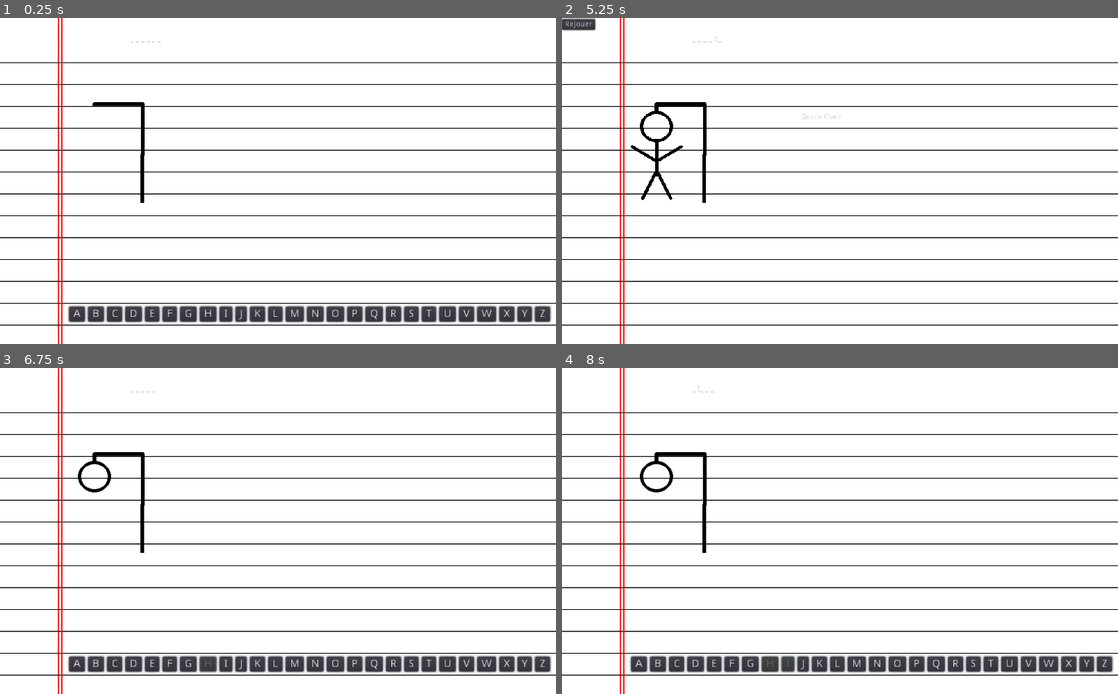
Above: before the commit, frames 1-4 (two rows, left to right).
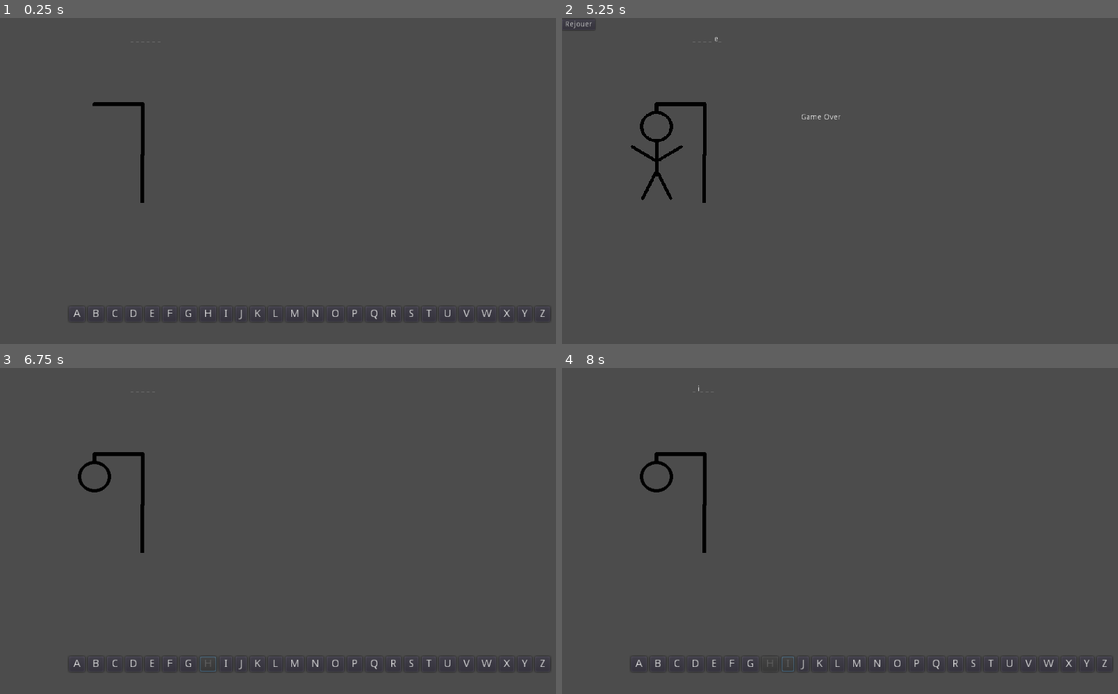
Above: after the commit, the same moments.

Repository: Jelared/Project-Jeu_du_Pendu
Game: Godot game, scene res://scenes/Main.tscn
Same seed, same stepped clock (60 frames per second), same inputs: the game is played once before the commit and once after it.
Inputs:
- Up to frame 1 (0.25 s): no input
- Up to frame 2 (5.25 s): click "A" at 0.5 s; click "B" at 1.25 s; click "C" at 2 s; click "D" at 2.75 s; click "E" at 3.5 s; click "F" at 4.25 s; click "G" at 5 s
- Up to frame 3 (6.75 s): click "Rejouer" at 5.75 s; click "H" at 6.5 s
- Up to frame 4 (8 s): click "I" at 7.25 s

The runs differ from the first frame. In frame 1, 96% of the frame differs, in the area x 0-100%, y 0-100%; in frame 2, 99%; in frame 3, 96%; in frame 4, 96%.

Commit message:
08-09-2022
update bbcode

Diff:
--- /dev/null
+++ b/scenes/Affichage.gd
@@ -0,0 +1,16 @@
+extends RichTextLabel
+
+
+# Declare member variables here. Examples:
+# var a: int = 2
+# var b: String = "text"
+
+
+# Called when the node enters the scene tree for the first time.
+func _ready() -> void:
+	pass # Replace with function body.
+
+
+# Called every frame. 'delta' is the elapsed time since the previous frame.
+#func _process(delta: float) -> void:
+#	pass
--- a/scenes/Main.tscn
+++ b/scenes/Main.tscn
@@ -4,7 +4,7 @@
 [ext_resource path="res://Groupes/buttongroup_clavier.tres" type="ButtonGroup" id=2]
 [ext_resource path="res://Sprites/SP1.png" type="Texture" id=3]
 [ext_resource path="res://Sprites/SP6.png" type="Texture" id=4]
-[ext_resource path="res://Sons/star-dreams-loop-by-musiclfiles-from-filmmusic-io.mp3" type="AudioStream" id=5]
+[ext_resource path="res://Sons/shades-of-spring-by-kevin-macleod-from-filmmusic-io.mp3" type="AudioStream" id=5]
 [ext_resource path="res://Sprites/SP3.png" type="Texture" id=6]
 [ext_resource path="res://Sprites/SP2.png" type="Texture" id=7]
 [ext_resource path="res://Sprites/SP4.png" type="Texture" id=8]
@@ -31,6 +31,7 @@
 groupe_clavier = ExtResource( 2 )
 
 [node name="Page" type="Sprite" parent="."]
+visible = false
 position = Vector2( 536, 662 )
 scale = Vector2( 0.5, 0.5 )
 texture = ExtResource( 13 )
@@ -40,6 +41,7 @@
 margin_top = 30.0
 margin_right = 824.0
 margin_bottom = 94.0
+bbcode_enabled = true
 
 [node name="HBoxContainer" type="HBoxContainer" parent="."]
 margin_left = 127.0
@@ -267,7 +269,7 @@
 
 [node name="SonP" type="AudioStreamPlayer" parent="."]
 stream = ExtResource( 5 )
-volume_db = -20.0
+volume_db = -10.0
 autoplay = true
 
 [node name="Crédit" type="CanvasLayer" parent="."]
--- a/scripts/Main.gd
+++ b/scripts/Main.gd
@@ -56,7 +56,7 @@
 		affichage.append("_ ")
 	for i in affichage:
 		affichage_ += String(i)
-		$Affichage.text = affichage_
+		$Affichage.bbcode_text = affichage_
 		print (affichage)
 
 
@@ -75,7 +75,7 @@
 			affichage[position_L] = lettre_clavier #affichage de la lettre à la bonne position
 			for i in affichage:
 				affichage_ += String(i)
-				$Affichage.text = affichage_
+				$Affichage.bbcode_text = affichage_
 			position_L = mot_separeL.find(lettre_clavier,position_L+1) # suite la boucle qui décale la position de 1 pour vérif
 			gagner()
 			print("ok")
@@ -89,7 +89,7 @@
 		$Pendu.frame = perdu
 		perdu += 1
 	if perdu == 7 :
-		$Gameover_Win.text = "Game Over"
+		$Gameover_Win.bbcode_text = "Game Over"
 		Brejouer()
 
 
@@ -99,7 +99,7 @@
 	print("g")
 	var b = affichage
 	if a==b :
-		$Gameover_Win.text = "Gagner"
+		$Gameover_Win.bbcode_text = "Gagner"
 		Brejouer()
 
 
--- a/words.json
+++ /dev/null
@@ -1,21 +0,0 @@
-[
-    "godot",
-    "game",
-    "script",
-    "animated sprite",
-    "node",
-    "platformer",
-    "collision",
-    "godot engine",
-    "node",
-    "scene",
-    "assets",
-    "texture button",
-    "json",
-    "visual studio code",
-    "infinite loop",
-    "variable",
-    "rich text label",
-    "game over",
-    "scene"
-]
Not shown, added: Sons/shades-of-spring-by-kevin-macleod-from-filmmusic-io.mp3.import
Not shown, removed: Sons/star-dreams-loop-by-musiclfiles-from-filmmusic-io.mp3.import
Not shown, removed: motttt.txt
Not shown, added: Sons/shades-of-spring-by-kevin-macleod-from-filmmusic-io.mp3
Not shown, removed: Sons/star-dreams-loop-by-musiclfiles-from-filmmusic-io.mp3
